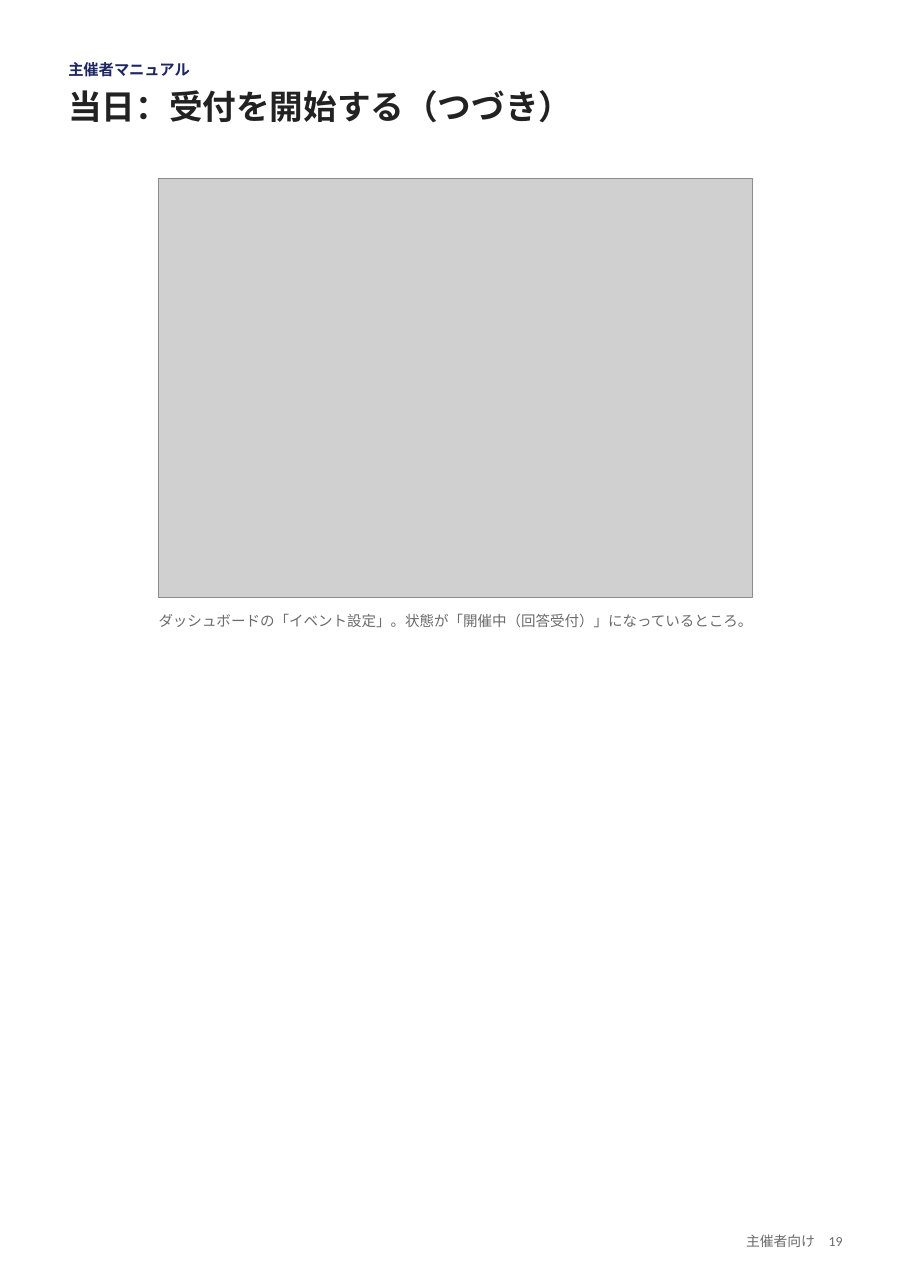
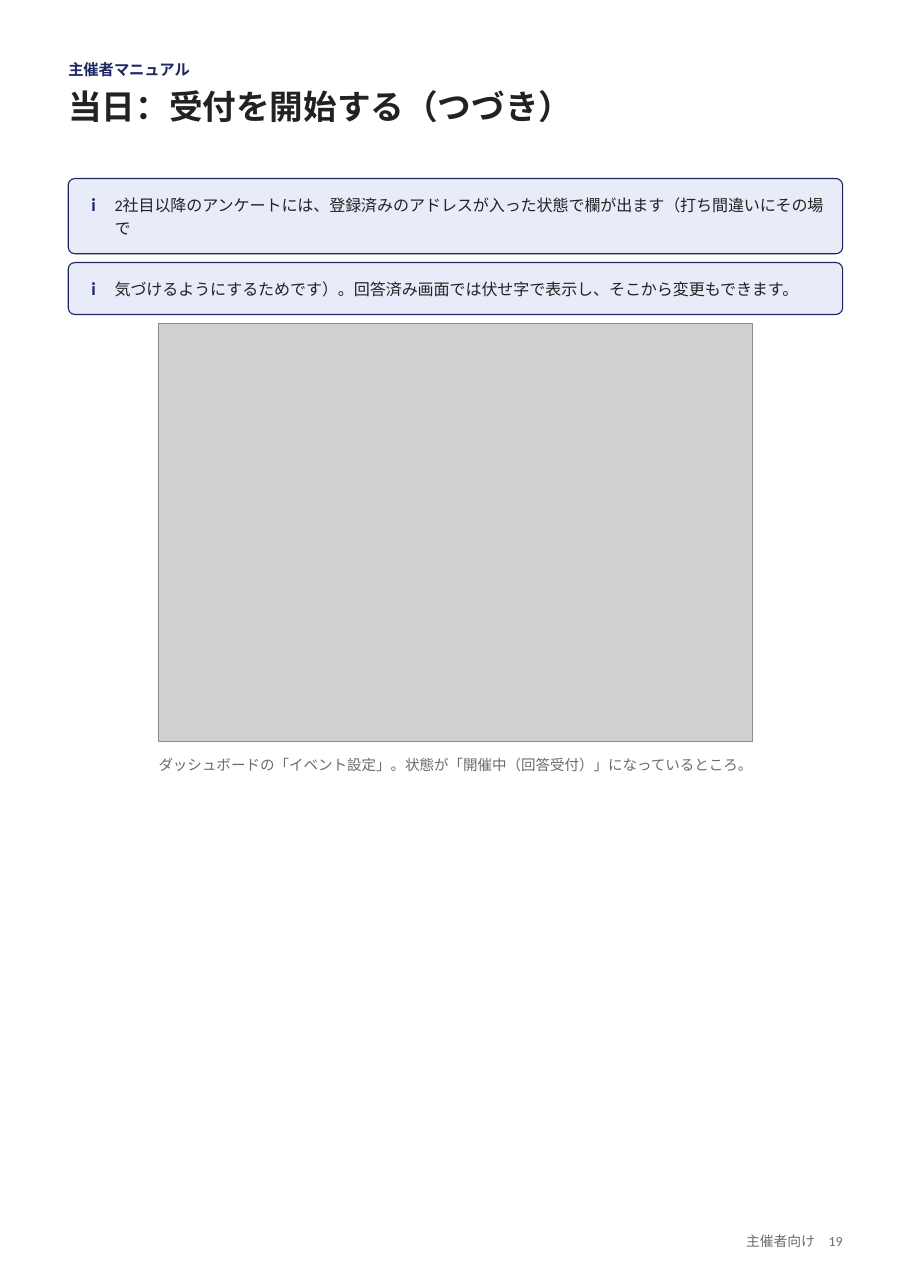
Before and after one commit to nisplus/enque, a slide deck: slide 19 of docs/manual-organizer.pptx. Drawn at 911x1288 pixels with LibreOffice and Linux fonts; fonts in the diff are those of the drawing; grey boxes stand for pictures. Boxes give left, top, right and bottom in pixels: in the first picture for what was removed or moved away, otherwise in the second. Text is boxed around its words. In the diff, an @@ line names an element or a change of style, - is before the commit and + after.

```diff
--- a/docs/manual-organizer.pptx
+++ b/docs/manual-organizer.pptx
@@ rounded rectangle added at [68,178,843,253], fill #E8ECF8, outline #1E2761 0.75 pt @@
@@ text added at [91,198,95,211], 12 pt, text #1E2761, bold @@
+i
@@ text added at [115,198,824,235], 10.5 pt, text #222222 @@
+2社目以降のアンケートには、登録済みのアドレスが入った状態で欄が出ます（打ち間違いにその場で
@@ rounded rectangle added at [68,262,843,314], fill #E8ECF8, outline #1E2761 0.75 pt @@
@@ text added at [91,282,95,295], 12 pt, text #1E2761, bold @@
+i
@@ text added at [115,281,799,297], 10.5 pt, text #222222 @@
+気づけるようにするためです）。回答済み画面では伏せ字で表示し、そこから変更もできます。
@@ picture: place and size @@
-picture at [159,178,753,597]
+picture at [159,323,753,741]
@@ text "ダッシュボードの「イベント設定」。状態が「開催中（回答受付）」になっているところ。": place and size @@
-text "ダッシュボードの「イベント設定」。状態が「開催中（回答受付）」になっているところ。" at [159,613,753,627]
+text "ダッシュボードの「イベント設定」。状態が「開催中（回答受付）」になっているところ。" at [159,757,753,771]
```
Also in this commit, not shown: 2 other slides changed, 1 slide added, 1 slide removed, 18 other files.
